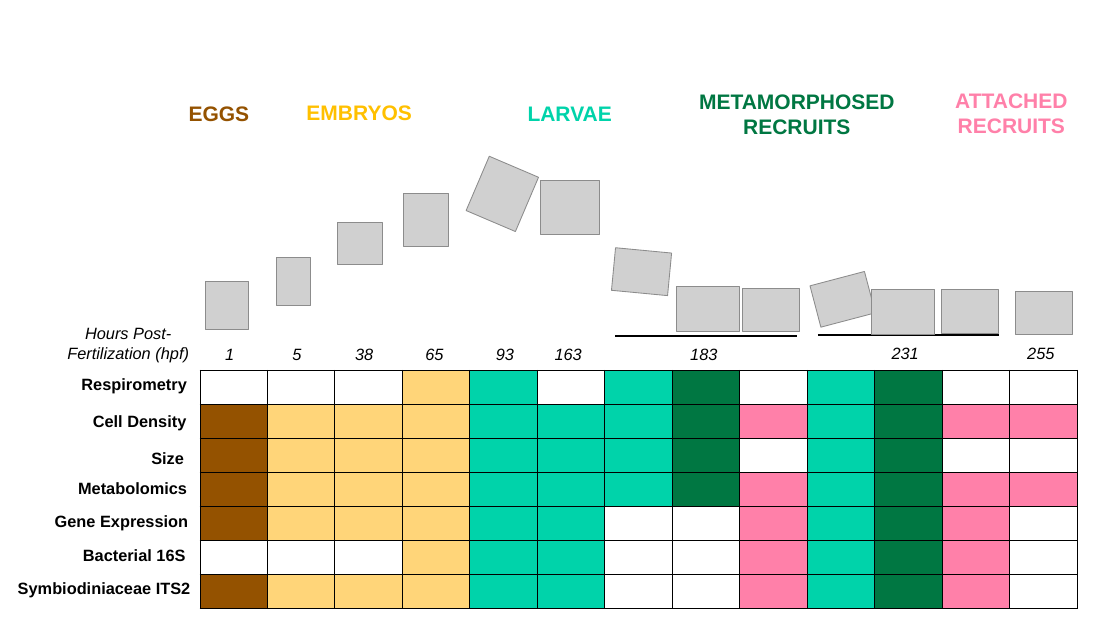
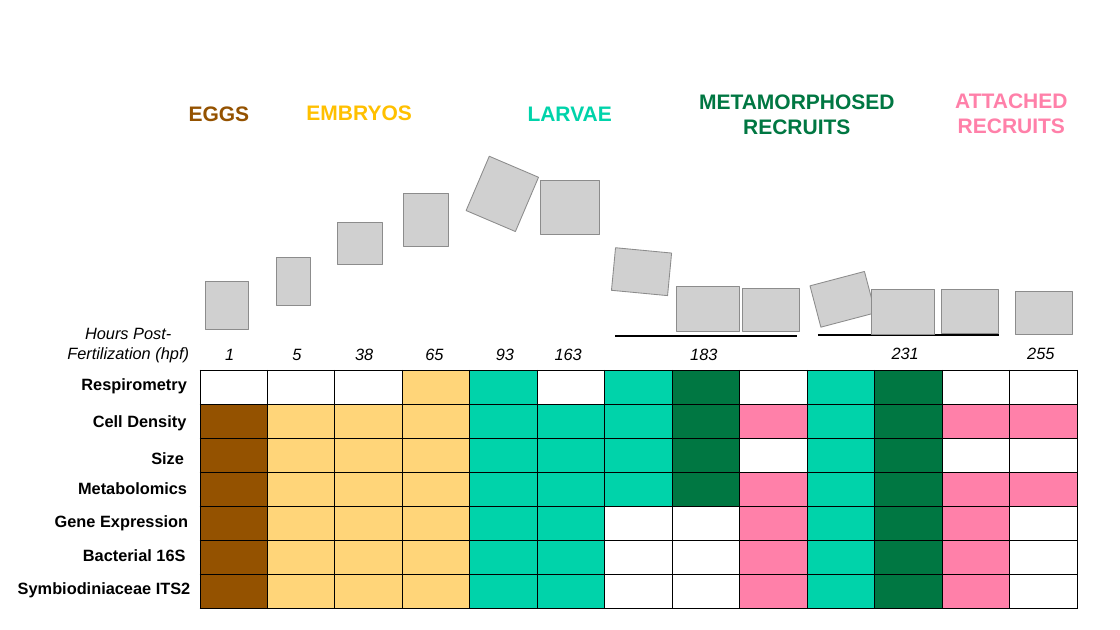
Before and after one commit to AHuffmyer/EarlyLifeHistory_Energetics, a slide deck: slide 1 of Mcap2020/PPT_files/Mcap_2020_figs.pptx. Drawn at 1120x630 pixels with LibreOffice and Linux fonts; fonts in the diff are those of the drawing; grey boxes stand for pictures. Boxes give left, top, right and bottom in pixels: in the first picture for what was removed or moved away, otherwise in the second. Text is boxed around its words. In the diff, an @@ line names an element or a change of style, - is before the commit and + after.

```diff
--- a/Mcap2020/PPT_files/Mcap_2020_figs.pptx
+++ b/Mcap2020/PPT_files/Mcap_2020_figs.pptx
@@ table at (200,371,1074,606) @@
@@ fill #FFFFFF to #945200 in row 6, column 1 @@
@@ fill #FFFFFF to #FFD579 in 2 cells @@
```
Also in this commit, not shown: 4 other files.
